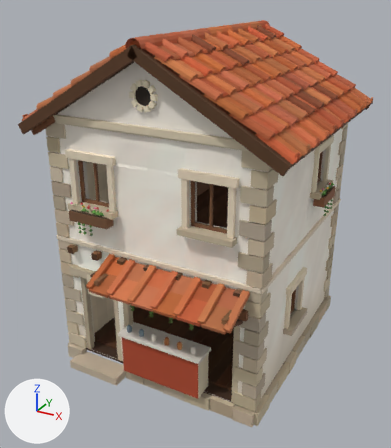
The glTF model godot/assets/kit/houses/shop_medic.glb: old version first, new version second.
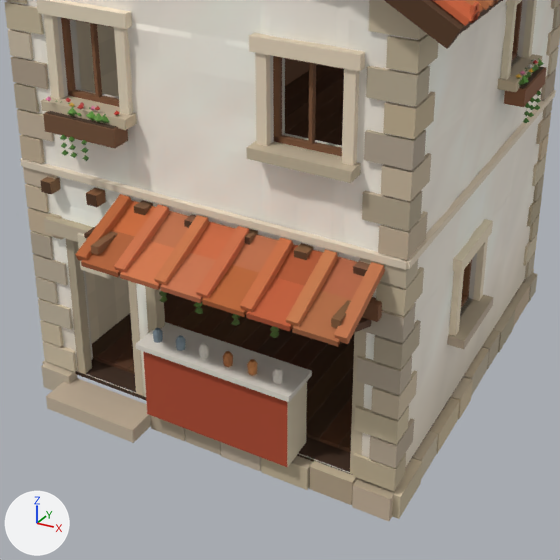
Each version is shown whole from a camera (50 mm lens) standing at (4.14, -8.06, 6.2) and looking at (-0.05, -0.45, 2.39), then close up on the part from 12% to 88% of the width and 34% to 100% of the height. Lighting does not change. The marker at lower left points along +X, +Y and +Z. The older version's two pictures come first. Vertices at exactly the same position are counted once.

Script lines for the objects in view, before the commit:
```python
me_house = bpy.data.meshes.new('House')
me_house.from_pydata(...)  # 6613 vertices, 8824 faces; spans x -2.22..2.22, y -2.63..2.2, z -0.02..5.61
me_house.materials.append(mat_civkit)
me_rooms = bpy.data.meshes.new('Rooms')
me_rooms.from_pydata(...)  # 1813 vertices, 2927 faces; spans x -1.8..1.8, y -1.73..1.75, z 0.24..5.48
me_rooms.materials.append(mat_civkit)
me_walls = bpy.data.meshes.new('Walls')
me_walls.from_pydata(...)  # 1174 vertices, 1990 faces; spans x -1.81..1.81, y -1.96..1.96, z 0.24..5.48
me_walls.materials.append(mat_civplaster)
ob_house = bpy.data.objects.new('House', me_house)
ob_house.location = (0.0, 0.0, 0.0)
ob_rooms = bpy.data.objects.new('Rooms', me_rooms)
ob_rooms.location = (0.0, 0.0, 0.0)
ob_walls = bpy.data.objects.new('Walls', me_walls)
ob_walls.location = (0.0, 0.0, 0.0)
```
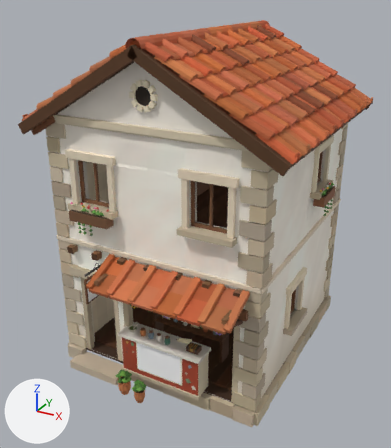
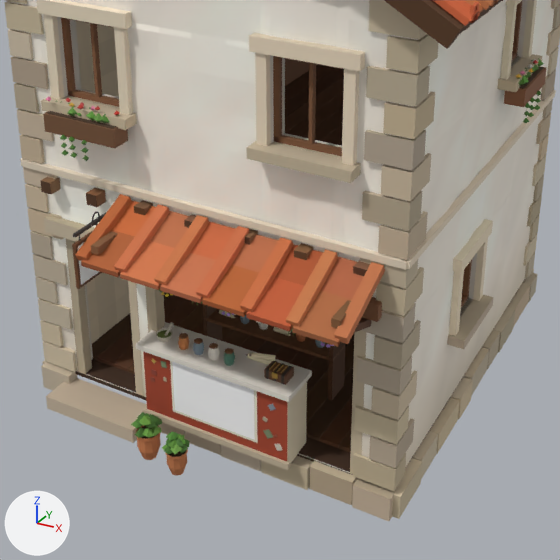
Patch to the scene script:
```diff
--- a/godot/assets/kit/houses/shop_medic.glb.py
+++ b/godot/assets/kit/houses/shop_medic.glb.py
@@ mat_civsign @@
+mat_civsign = bpy.data.materials.new('CivSign')
+# uses the picture img_civ_white
@@ mat_civwood @@
+mat_civwood = bpy.data.materials.new('CivWood')
+# uses the picture img_civ_white
@@ me_house @@
 # used by ob_house; location = (0.0, 0.0, 0.0)
-me_house.from_pydata(...)  # 6613 vertices, 8824 faces; spans x -2.22..2.22, y -2.63..2.2, z -0.02..5.61
+me_house.from_pydata(...)  # 9571 vertices, 13812 faces; spans x -2.22..2.22, y -2.63..2.2, z -0.02..5.61
+# me_house part 1: a new loose piece, a box spanning x -0.52..0.952, y -2.17..-2.13, z 0.24..0.3, in mat_civkit
+# me_house part 2: a new loose piece, a box spanning x -0.214..0.646, y -2.145..-2.139, z 0.3834..0.9734, in mat_civkit
+# me_house part 3: the loose piece of 8 vertices spanning x -0.78..-0.74, y -2.45..-1.95, z 2.12..2.16 is multiplied about its middle by the matrix ((-0.257, 0.0, 0.0), (0.0, -0.201, -0.161), (0.0, -0.161, 0.201)), then moved by (0.26, 0.22, -0.32)
+# me_house part 4: the loose piece of 8 vertices spanning x -0.91..-0.61, y -2.39..-2.36, z 1.75..2.09 is turned 90 degrees about the y axis through its middle and scaled by 0.0724, then moved by (0.47, 0.34, -0.16)
+# me_house part 5: the loose piece of 7 vertices spanning x -0.02..0.06, y -2.05..-1.97, z 1.39..1.46 is scaled about its middle by (0.434, 0.551, 0.478), then moved by (-0.28, -0.06, 0.1)
+# me_house part 6: the loose piece of 7 vertices spanning x 0.34..0.42, y -2.05..-1.97, z 1.39..1.46 is scaled about its middle by (0.501, 0.423, 0.494), then moved by (-0.69, -0.06, 0.1)
+# me_house part 7: the loose piece of 7 vertices spanning x 0.71..0.78, y -2.05..-1.98, z 1.45..1.52 is scaled about its middle by (0.687, 0.677, 0.659), then moved by (-1.08, -0.02, 0.15)
+# me_house part 8: the loose piece of 21 vertices spanning x 0.51..0.6, y -2.09..-2.01, z 1.01..1.13 is deleted
+# me_house part 9: the loose piece of 7 vertices spanning x 0.7..0.78, y -2.04..-1.97, z 1.39..1.46 is deleted
+# me_house part 10: 14 vertices moved from x -0.44..-0.36, y -2.09..-2.01, z 1.01..1.13 to x -0.43..-0.29, y -2.05..-1.94, z 1.01..1.07; 87 vertices removed from x -0.44..0.84, y -2.09..-2.01, z 1.01..1.13; 1927 vertices added at x -0.81..1.31, y -2.59..-1.85, z 0.0..2.29
+# me_house part 11: 1048 vertices added at x -0.48..0.89, y -1.22..-0.96, z 0.24..1.66
+# me_house part 12: 12 kept faces spanning x -0.5..0.93, y -2.14..-1.94, z 0.24..1.07 get new vertex colours; the middle colour goes from greyish blue #798993 to pale yellow #cfc6b5
+# other edits to the shape of me_house do not show in these pictures
 me_house.materials.append(mat_civkit)
+me_house.materials.append(mat_civwood)
+me_house.materials.append(mat_civsign)
```

What differs and where, as boxes [x1, y1, x2, y2] in the close-ups (560 x 560 px; the box of a moved part takes in the faces that stretch with it):
part 1 of me_house, added
    after: [143, 407, 290, 470]
part 2 of me_house, added
    after: [170, 361, 258, 443]
part 3 of me_house, moved or reshaped (not visible afterwards)
    before: [84, 225, 97, 239]
part 4 of me_house, moved or reshaped (not visible afterwards)
    before: [77, 233, 112, 279]
part 5 of me_house, moved or reshaped (not visible afterwards)
    before: [195, 308, 203, 314]
part 6 of me_house, moved or reshaped (not visible afterwards)
    before: [231, 319, 240, 326]
part 7 of me_house, moved or reshaped (not visible afterwards)
    before: [270, 326, 279, 333]
part 8 of me_house, deleted
    before: [247, 359, 258, 375]
part 9 of me_house, deleted
    before: [270, 332, 279, 338]
part 10 of me_house, built on
    before: [153, 328, 283, 384]
    after: [72, 200, 334, 476]
part 11 of me_house, added (brown)
    after: [203, 304, 345, 401]
part 12 of me_house, recoloured
    both: [144, 355, 287, 461]
